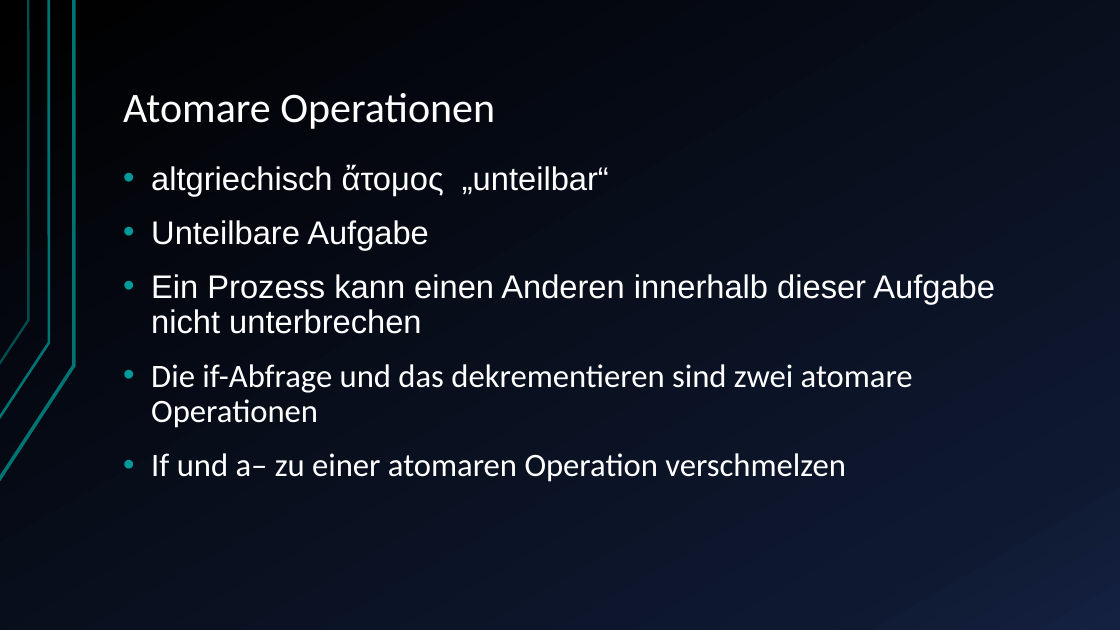
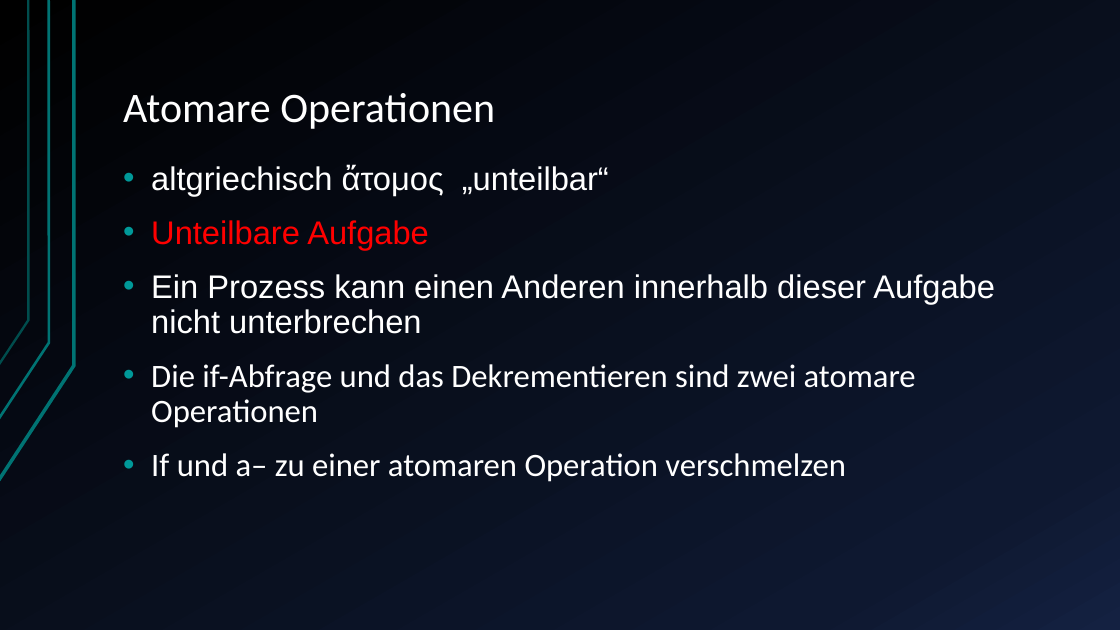
Before and after one commit to JuSteif/Parallelisierung, a slide deck: slide 15 of Ausblick Parallelisierung von Prozessen.pptx. Drawn at 1120x630 pixels with LibreOffice and Linux fonts; fonts in the diff are those of the drawing. Boxes give left, top, right and bottom in pixels: in the first picture for what was removed or moved away, otherwise in the second. Text is boxed around its words. In the diff, an @@ line names an element or a change of style, - is before the commit and + after.

```diff
--- a/Ausblick Parallelisierung von Prozessen.pptx
+++ b/Ausblick Parallelisierung von Prozessen.pptx
@@ text at (x1=151, y1=220, x2=429, y2=250): text colour #FFFFFF to #FF0000 in "Unteilbare Aufgabe" @@
@@ text at (x1=151, y1=364, x2=916, y2=428): text changed @@
-• Die if-Abfrage und das dekrementieren sind zwei atomare Operationen
+• Die if-Abfrage und das Dekrementieren sind zwei atomare Operationen
```
Also in this commit, not shown: 10 other slides changed, 1 other file.
